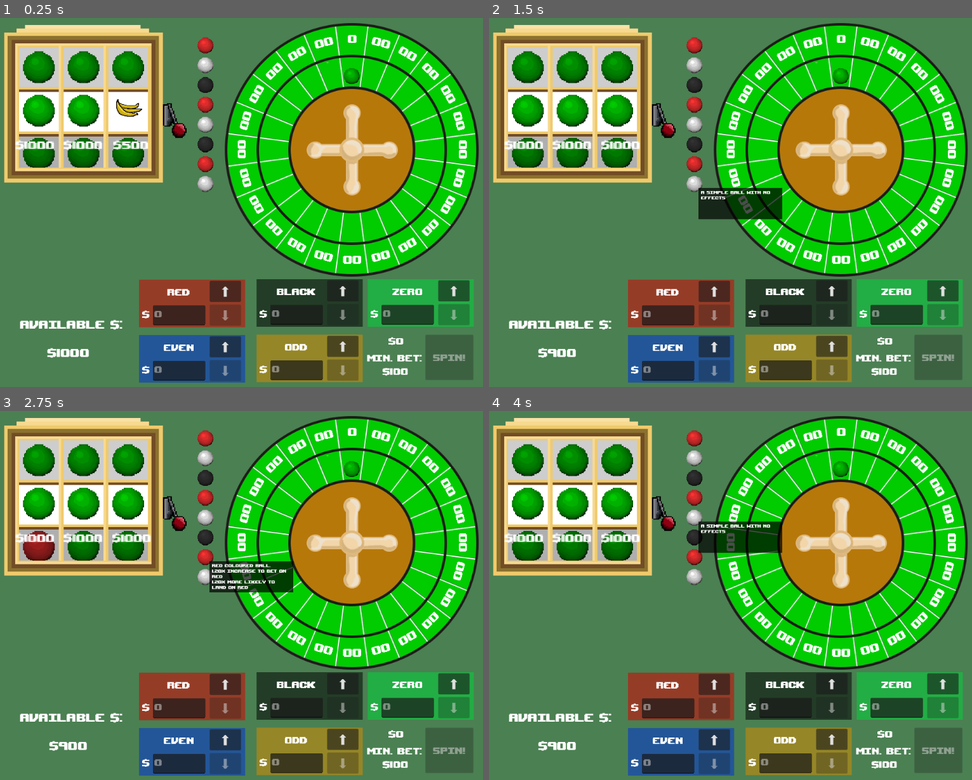
Above: before the commit, frames 1-4 (two rows, left to right).
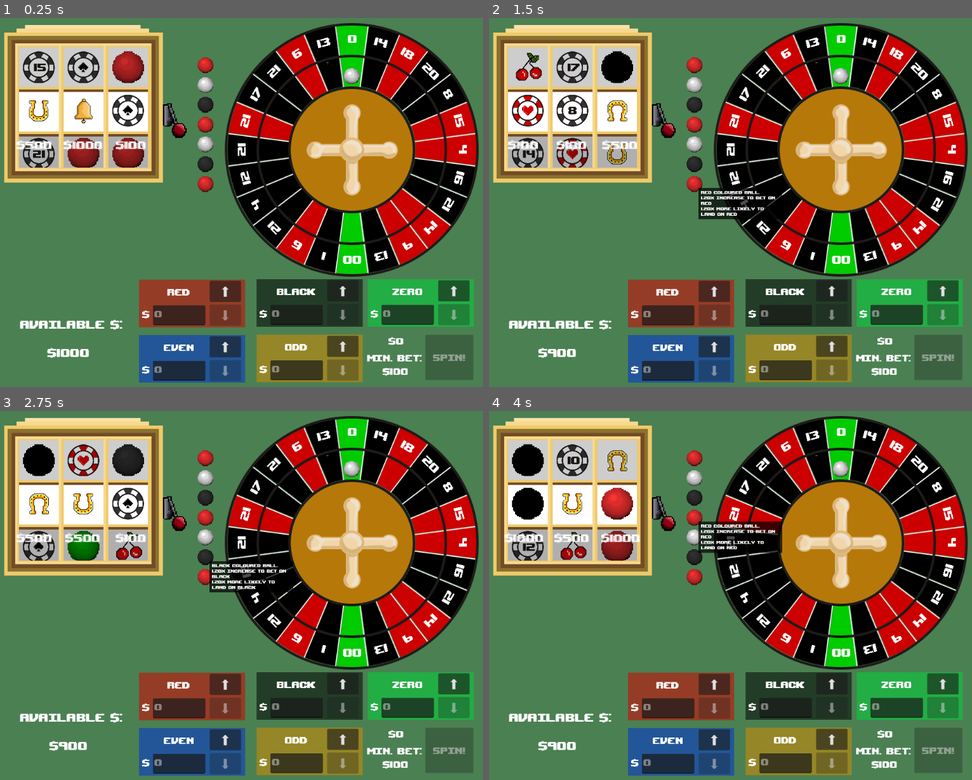
Above: after the commit, the same moments.

Repository: RossRKK/gmtk-game-jam-2025
Game: Godot game, scene res://scenes/roulette_scene.tscn
The game is run twice, just before and just after one commit, with the same random seed, the same clock (stepped at 60 frames per second) and the same inputs. Sound files missing from this copy of the repository are replaced by a short silence.
Inputs (mouse positions are in pixels of both pictures, inside the frame that each line leads up to):
- Up to frame 1 (0.25 s): no input
- Up to frame 2 (1.5 s): click (662, 102) at 0.5 s; click (696, 184) at 1.27 s
- Up to frame 3 (2.75 s): click (207, 558) at 2.02 s
- Up to frame 4 (4 s): click (696, 536) at 2.77 s; click (696, 518) at 3.52 s

The runs differ from the first frame. In frame 1, 22% of the frame differs, in the area x 3-99%, y 2-70%; in frame 2, 22%; in frame 3, 22%; in frame 4, 22%.

Commit message:
Added eight ball

Diff:
--- /dev/null
+++ b/scripts/balls/special_balls/eight_ball.gd
@@ -0,0 +1,24 @@
+class_name EightBall
+extends RouletteBall
+
+static func make_eight_ball() -> EightBall:
+	return EightBall.new()
+
+
+func _init() -> void:
+	super()
+	modulate = Color(0., 0., 0.)
+
+
+func segment_affinity(segment: Segment) -> float:
+	return 1.
+
+func ball_effect(segment: Segment, bet: Bet) -> Bet:
+	if segment.number % 8 == 0:
+		bet.bet_amount *= 3.
+
+	return bet
+
+
+func description() -> String:
+	return "8 ball\n3x winnings on multiples of 8"
--- a/scripts/power_up.gd
+++ b/scripts/power_up.gd
@@ -20,7 +20,8 @@
 	var balls: Array = [
 		ColouredBall.make_coloured_ball.bind(Segment.RouletteColour.Red),
 		ColouredBall.make_coloured_ball.bind(Segment.RouletteColour.Black),
-		GolfBall.make_golf_ball
+		GolfBall.make_golf_ball,
+		EightBall.make_eight_ball,
 	]
 	var power_ups: Array = [
 		PowerUpMakeColour.new_black,
@@ -46,7 +47,8 @@
 		# these are added after the hard coded ones
 		12 * BASIC_WEIGHT, # red ball
 		12 * BASIC_WEIGHT, # black ball
-		1000, # golf ball
+		6, # golf ball
+		12, # eight ball
 	]
 
 	for ball_factory in balls:
--- a/scripts/roulette_wheel/roulette_wheel.gd
+++ b/scripts/roulette_wheel/roulette_wheel.gd
@@ -44,7 +44,6 @@
 
 
 func _ready() -> void:
-	ball_queue.enqueue(GolfBall.make_golf_ball())
 
 	for i in range(8):
 		match i % 3:
@@ -61,6 +60,7 @@
 	receive_ball(ball)
 
 func receive_ball(b: RouletteBall) -> void:
+	remove_child(ball)
 	ball = b
 	ball.position = ball_offset_out + ball_offset_orthogonal
 	add_child(ball)
--- a/scripts/roulette_wheel/segment_handler.gd
+++ b/scripts/roulette_wheel/segment_handler.gd
@@ -8,12 +8,13 @@
 # Called when the node enters the scene tree for the first time.
 func _ready() -> void:
 	for i in range(game.WHEEL_SIZE):
-		#if i == 0 or i == game.WHEEL_SIZE/2:
+		if i == 0 or i == game.WHEEL_SIZE/2:
 			var colour: Segment.RouletteColour = Segment.RouletteColour.Zero
 			add_child(Segment.new(colour, 0, i))
-		#else:
-			#var colour: Segment.RouletteColour = Segment.RouletteColour.Black if random.randi_range(0, 1) == 0 else Segment.RouletteColour.Red
-			#add_child(Segment.new(colour, random.randi_range(1, game.WHEEL_SIZE - 2), i))
+		else:
+			var colour: Segment.RouletteColour = Segment.RouletteColour.Black if random.randi_range(0, 1) == 0 else Segment.RouletteColour.Red
+			add_child(Segment.new(colour, random.randi_range(1, game.WHEEL_SIZE - 2), i))
+
 
 func get_segment_curve(segment) -> Curve:
 	return segment.segment_effect.probability_effect
Not shown, added: scripts/balls/special_balls/eight_ball.gd.uid
